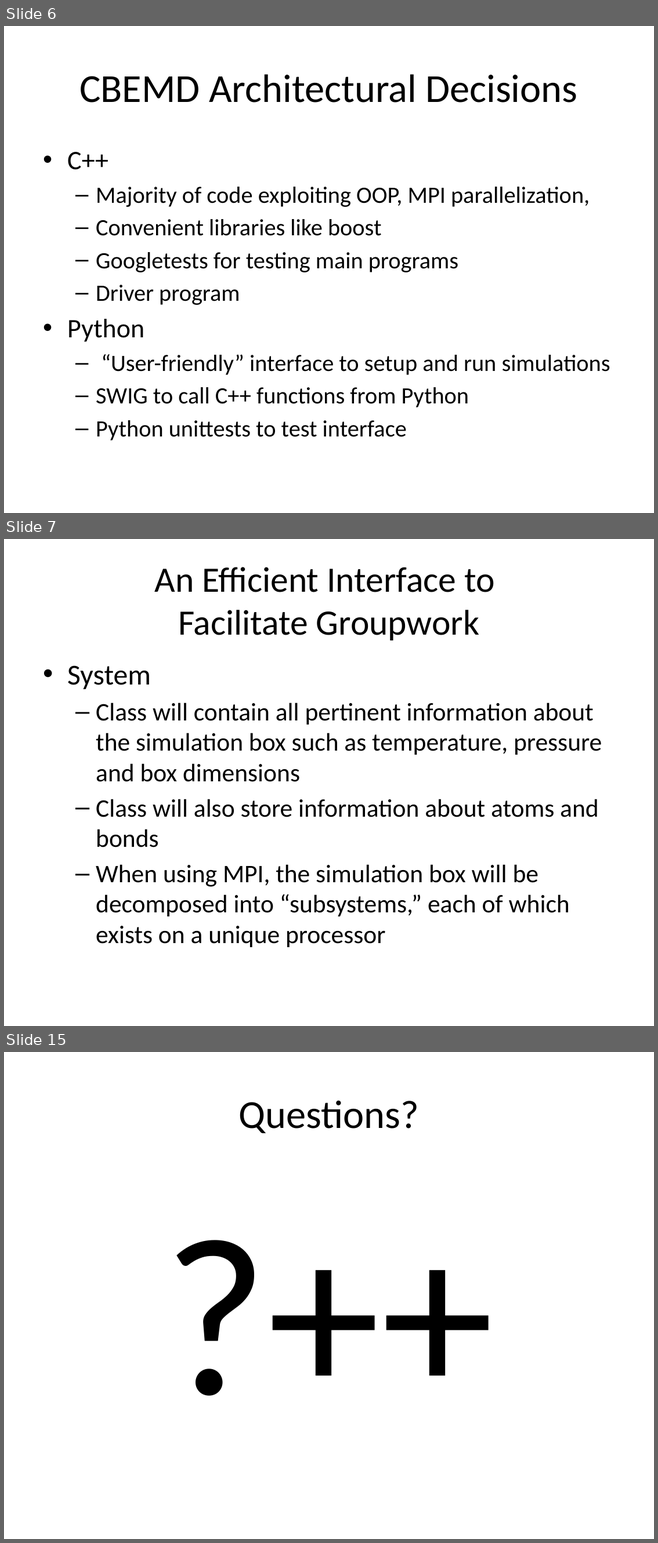
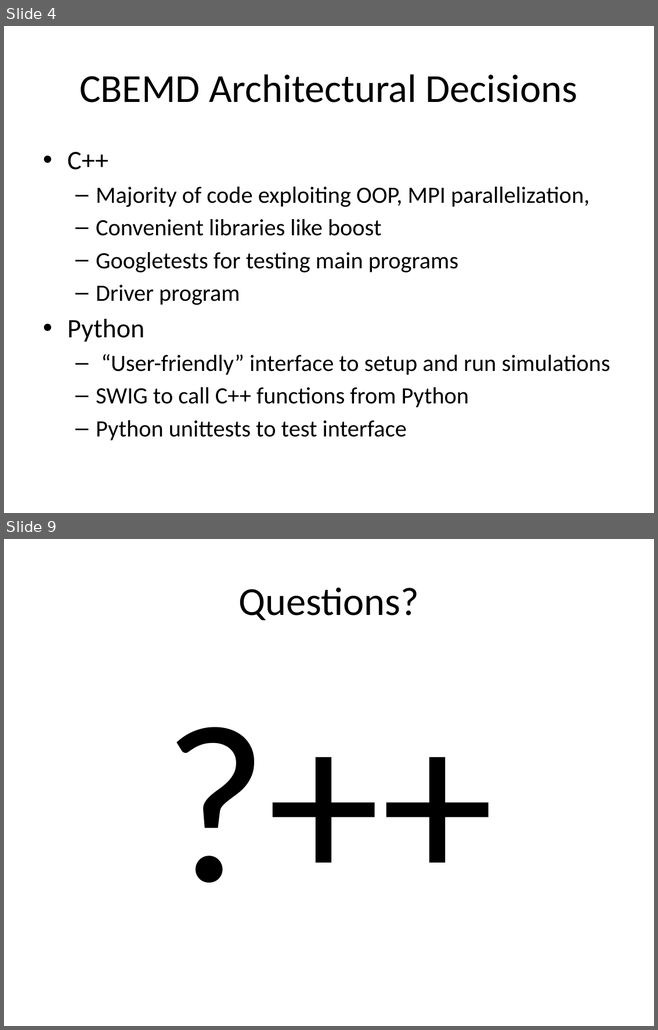
Before and after one commit to PrincetonUniversity/PrincetonCBEMDMPI, a slide deck: designreview/designreview.pptx. Shown one above the other, each under a label of ours: slides 6, 7 and 15 before the commit, slides 4 and 9 after it; the slides between them are not shown. The pictures are 658x1543 and 658x1030 pixels, drawn with LibreOffice and Linux fonts; fonts in the diff are those of the drawing. Boxes give left, top, right and bottom in pixels: in the first picture for what was removed or moved away, otherwise in the second. Text is boxed around its words. In the diff, an @@ line names an element or a change of style, - is before the commit and + after.

```diff
--- a/designreview/designreview.pptx
+++ b/designreview/designreview.pptx
@@ slide 7 removed at bbox=[4, 539, 654, 1026], background #FFFFFF @@
@@ title removed at bbox=[155, 567, 495, 641] @@
-An Efficient Interface to
-Facilitate Groupwork
@@ text removed at bbox=[67, 665, 601, 947] @@
-• System
-  – Class will contain all pertinent information about the simulation box such as temperature, pressure and box dimensions
-  – Class will also store information about atoms and bonds
-  – When using MPI, the simulation box will be decomposed into “subsystems,” each of which exists on a unique processor
@@ what was slide 6 is now slide 4 @@
@@ what was slide 15 is now slide 9 @@
```
Also in this commit, not shown: 1 slide changed, 3 slides added, 8 other slides removed.
